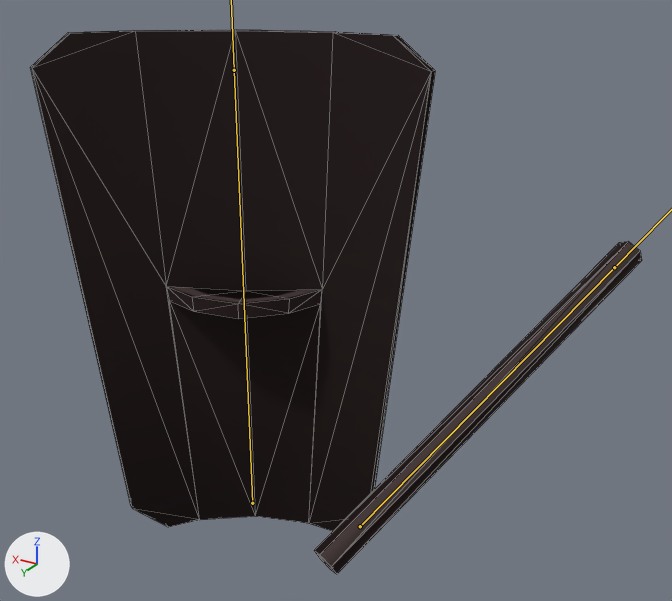
Before and after pictures for a commit that changed the FBX model Assets/02.Assets/Models/NPC/Guard/NPC_guard_objects_anim.fbx.
Before and after are seen from a camera (50 mm lens) standing at (-0.501, 0.653, 0.812) and looking at (-0.018, -0.152, 0.409). The axes (+X, +Y, +Z) are drawn at lower left. The lights are the same throughout. Both versions are drawn at frame 7 of the action 'Guard.prevent.objects'; the numbers are the values there. The bones that bend it are drawn over the model as lines. Mesh edges are drawn as thin lines.
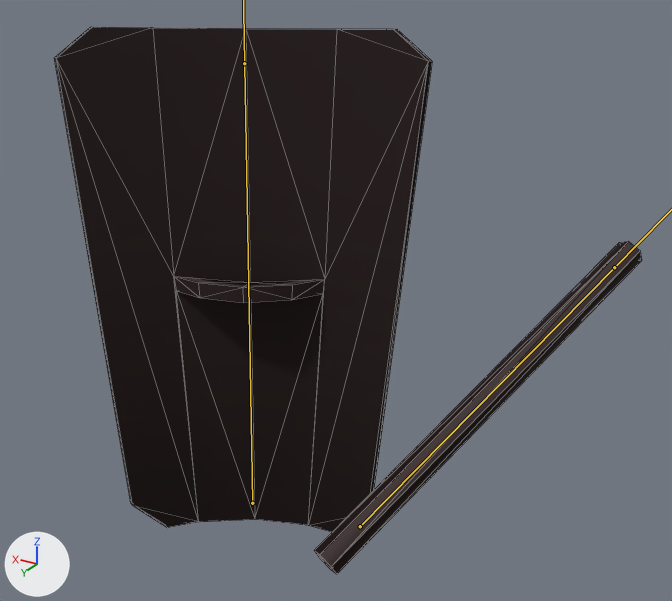
What differs and where, as boxes (x1, y1, x2, y2) in the pictures (672 x 601 px):
'Plane009', posed: before (30, 30, 642, 574); after (54, 27, 642, 574)
bone 'barrier', root to tip: before (252, 503) to (234, 70); after (252, 503) to (244, 63)

The change in detail:
Bone 'barrier' (bone_barrier) turns from (0, 28, 0) to (8, 28, 0) degrees about its own x, y and z.
